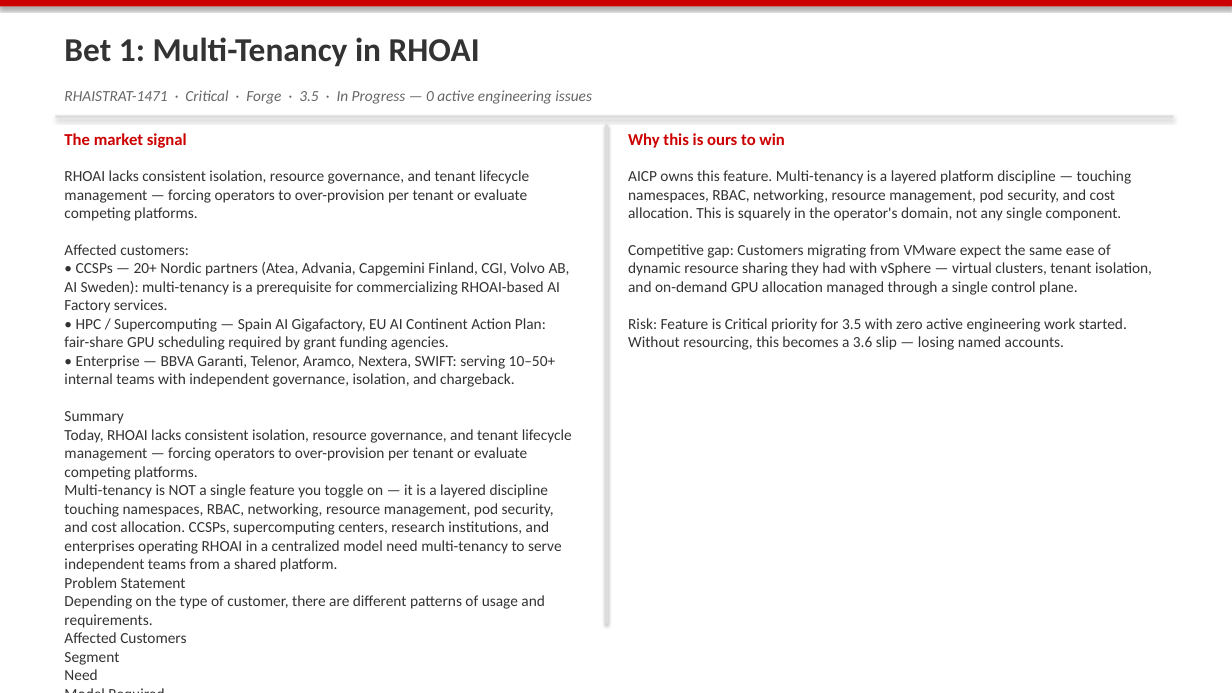
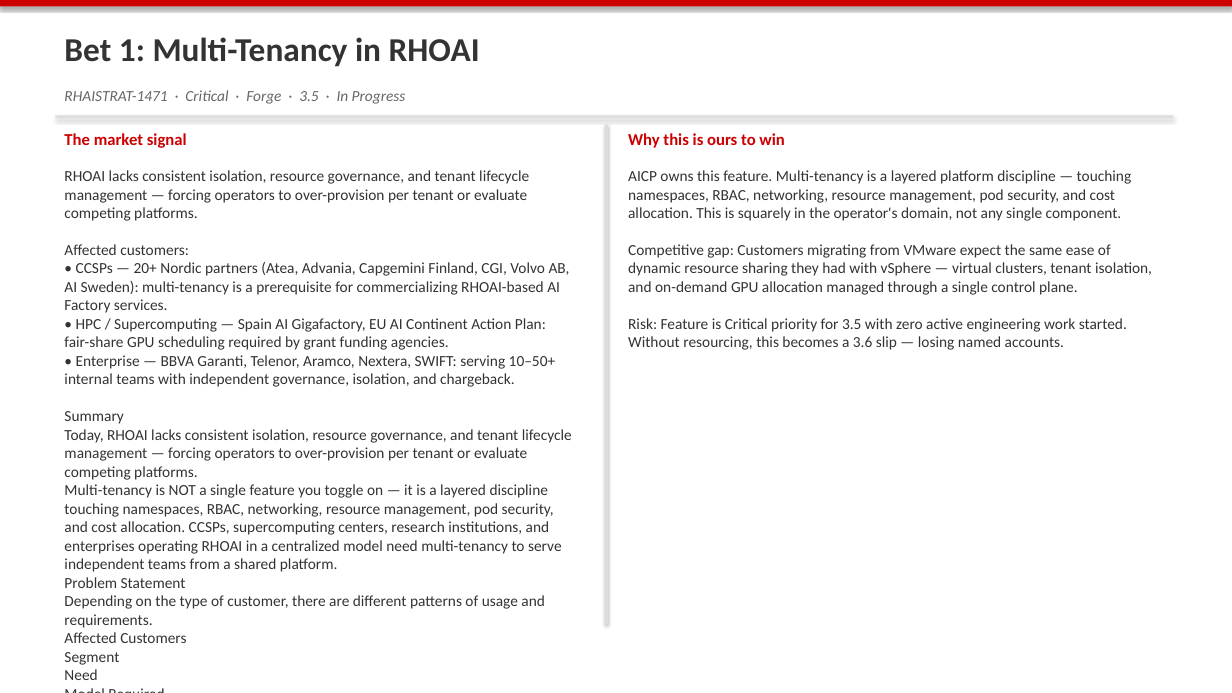
Before and after one commit to jkoehler-redhat/strategy-review, a slide deck: slide 10 of docs/strategy/2026-06-11_strategy_review.pptx. Drawn at 1232x693 pixels with LibreOffice and Linux fonts; fonts in the diff are those of the drawing. Boxes give left, top, right and bottom in pixels: in the first picture for what was removed or moved away, otherwise in the second. Text is boxed around its words. In the diff, an @@ line names an element or a change of style, - is before the commit and + after.

```diff
--- a/docs/strategy/2026-06-11_strategy_review.pptx
+++ b/docs/strategy/2026-06-11_strategy_review.pptx
@@ text at [64,90,406,104]: text changed @@
-RHAISTRAT-1471 · Critical · Forge · 3.5 · In Progress — 0 active engineering issues
+RHAISTRAT-1471 · Critical · Forge · 3.5 · In Progress
```
Also in this commit, not shown: 3 other slides changed, 3 other files.
